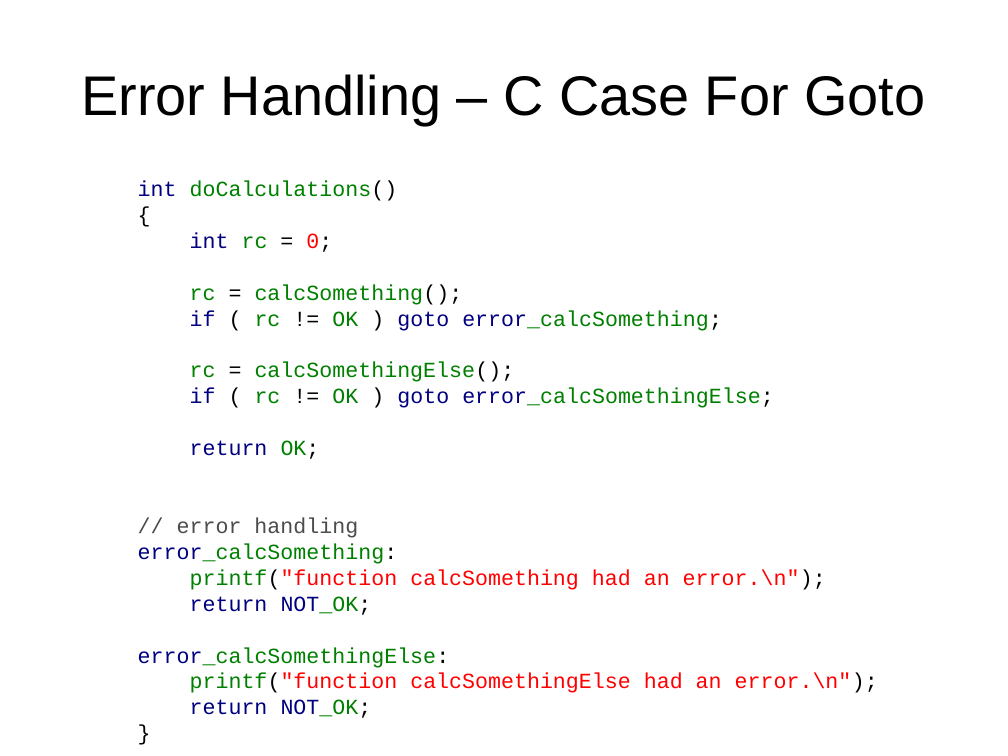
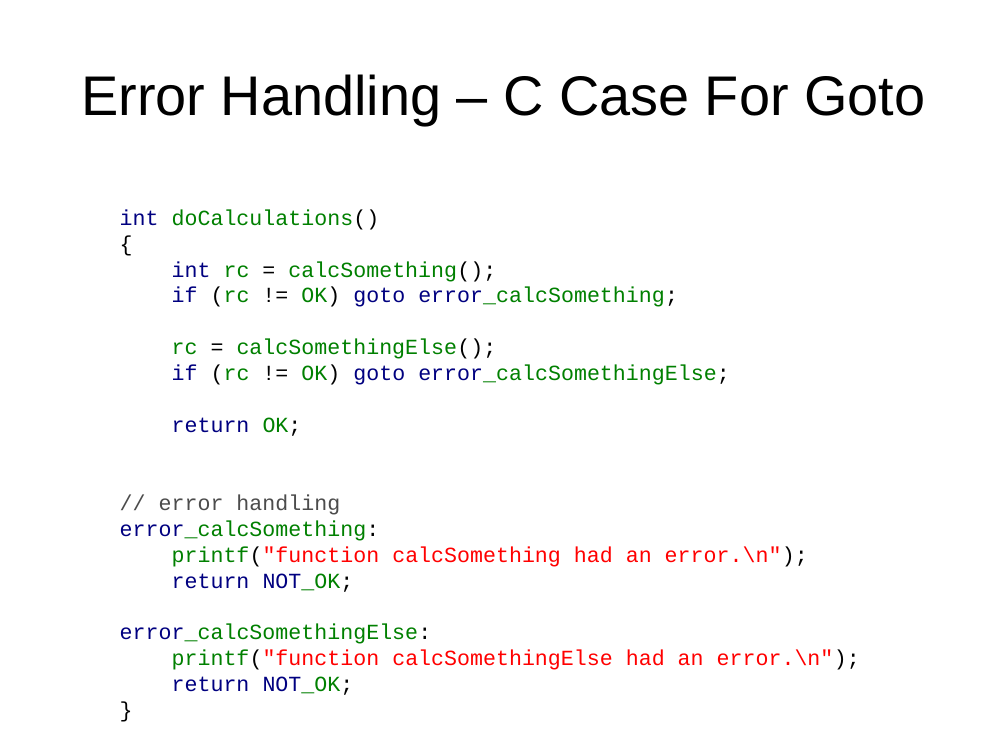
Before and after one commit to samba2/modern_c, a slide deck: slide 31 of modern_c.odp (slide 30 before the commit). Drawn at 1008x756 pixels with LibreOffice and Linux fonts; fonts in the diff are those of the drawing. Boxes give left, top, right and bottom in pixels: in the first picture for what was removed or moved away, otherwise in the second. Text is boxed around its words. In the diff, an @@ line names an element or a change of style, - is before the commit and + after.

```diff
--- a/modern_c.odp
+++ b/modern_c.odp
@@ text "int doCalculations()": place and size @@
-text "int doCalculations()" at [138,180,878,718]
+text "int doCalculations()" at [120,209,860,695]
@@ text at [172,261,678,307]: text changed @@
-int rc = 0;
-rc = calcSomething();
-if ( rc != OK ) goto error_calcSomething;
+int rc = calcSomething();
+if (rc != OK) goto error_calcSomething;
@@ text at [172,365,730,385]: spaces changed @@
-if ( rc != OK ) goto error_calcSomethingElse;
+if (rc != OK) goto error_calcSomethingElse;
```
Also in this commit, not shown: 28 other slides changed, 11 slides added, 7 slides removed.
